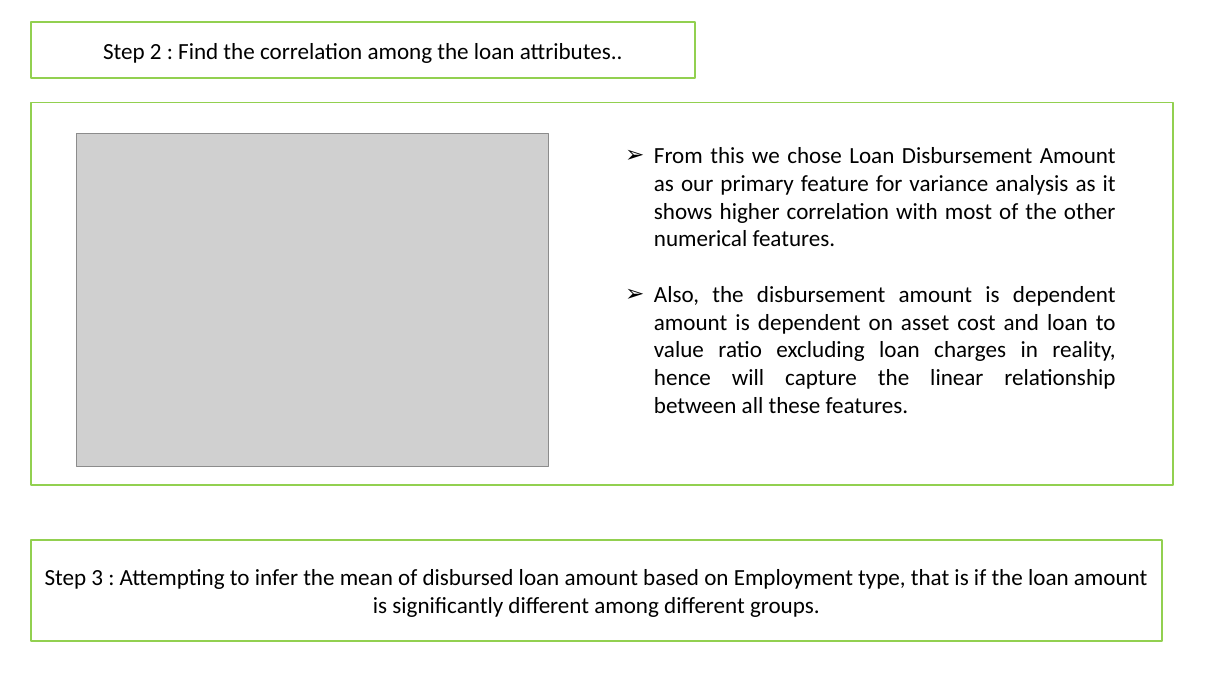
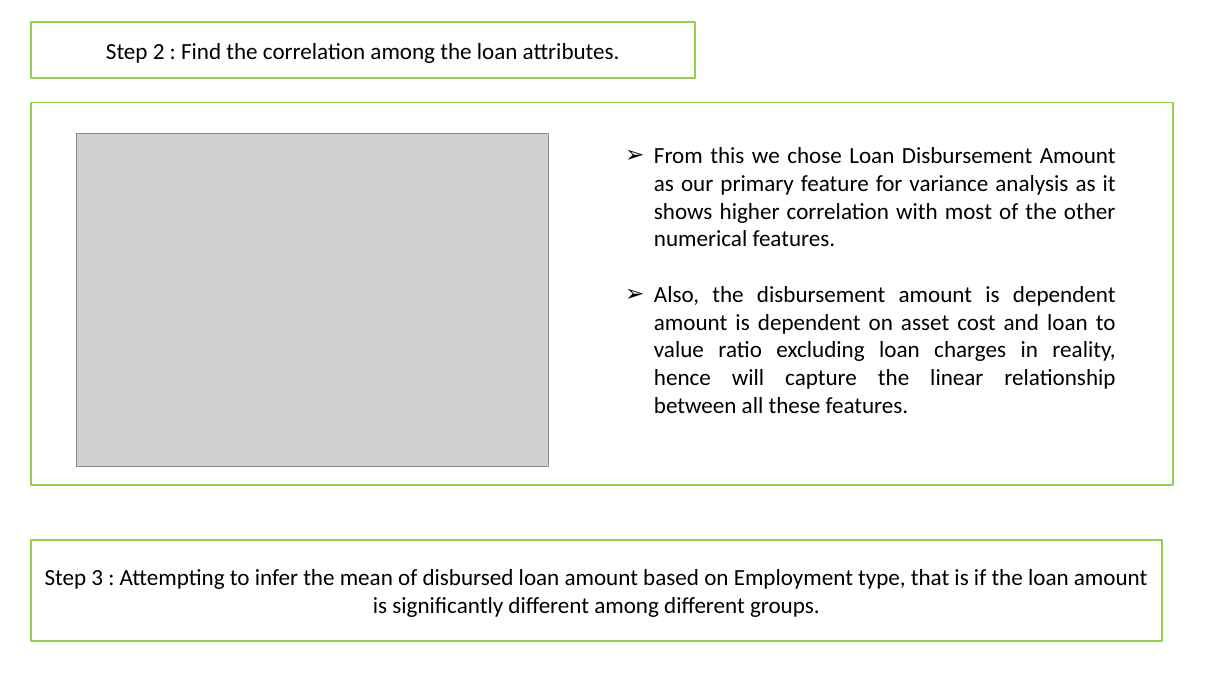
Before and after one commit to duttashubhaditya/USIAIACADEMY1, a slide deck: slide 15 of Assignments/Capstone/Checkpoint 1/Checkpoint_1_Batch_I_Group_5.pptx (slide 16 before the commit). Drawn at 1232x693 pixels with LibreOffice and Linux fonts; fonts in the diff are those of the drawing; grey boxes stand for pictures. Boxes give left, top, right and bottom in pixels: in the first picture for what was removed or moved away, otherwise in the second. Text is boxed around its words. In the diff, an @@ line names an element or a change of style, - is before the commit and + after.

```diff
--- a/Assignments/Capstone/Checkpoint 1/Checkpoint_1_Batch_I_Group_5.pptx
+++ b/Assignments/Capstone/Checkpoint 1/Checkpoint_1_Batch_I_Group_5.pptx
@@ text in rectangle at (x1=106, y1=43, x2=620, y2=63): text changed @@
-Step 2 : Find the correlation among the loan attributes..
+Step 2 : Find the correlation among the loan attributes.
```
Also in this commit, not shown: 8 other slides changed, 2 slides added, 2 slides removed.
